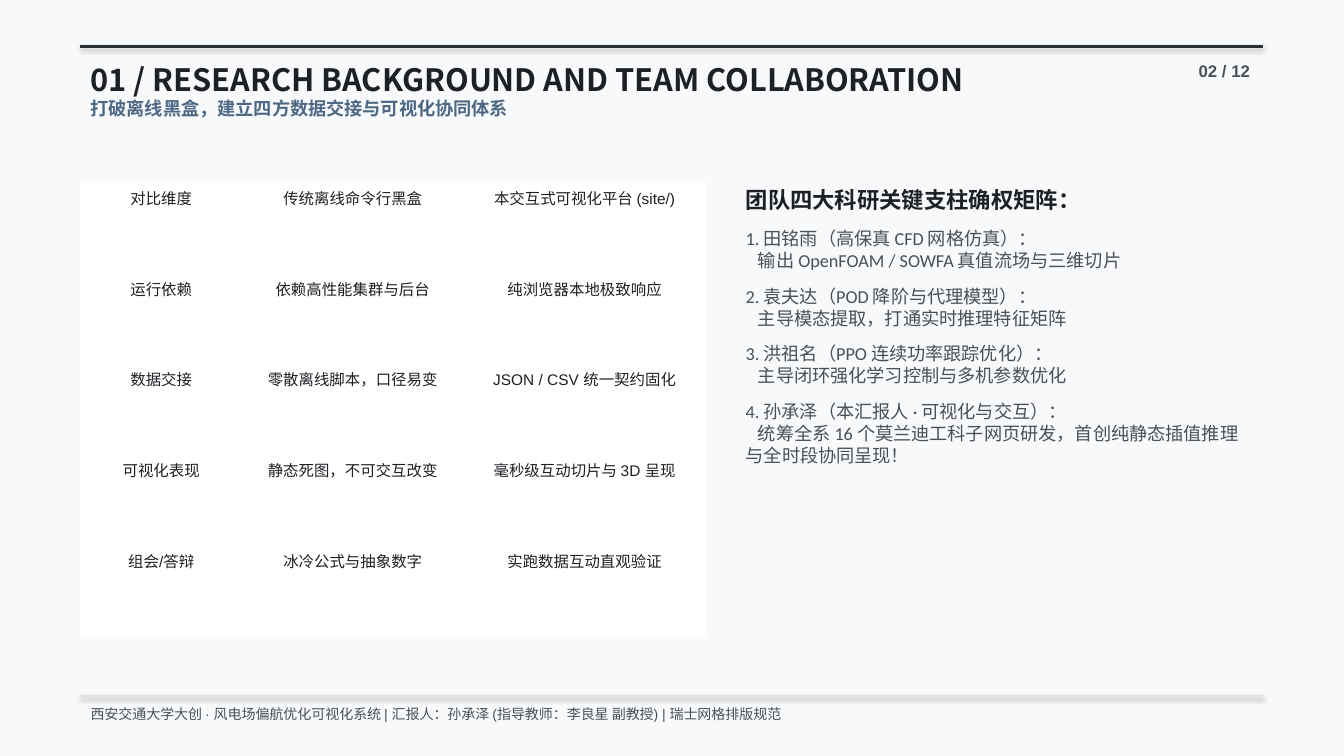
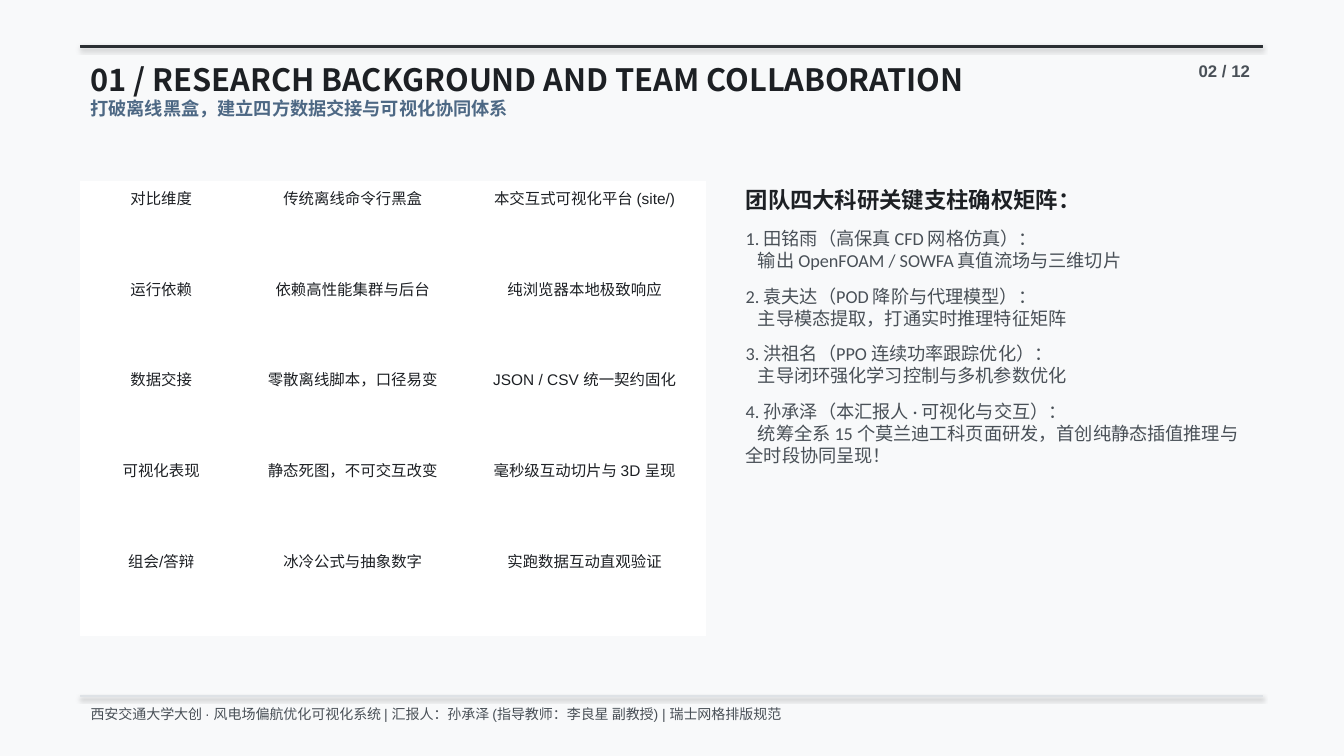
Before and after one commit to sunccchengze/wind_farm_viz, a slide deck: slide 2 of 8.23组会汇报_可视化暑期进展_孙承泽.pptx. Drawn at 1344x756 pixels with LibreOffice and Linux fonts; fonts in the diff are those of the drawing. Boxes give left, top, right and bottom in pixels: in the first picture for what was removed or moved away, otherwise in the second. Text is boxed around its words. In the diff, an @@ line names an element or a change of style, - is before the commit and + after.

```diff
--- a/8.23组会汇报_可视化暑期进展_孙承泽.pptx
+++ b/8.23组会汇报_可视化暑期进展_孙承泽.pptx
@@ text at (746, 402, 1238, 464): text changed @@
-4. 孙承泽（本汇报人 · 可视化与交互）：
-统筹全系 16 个莫兰迪工科子网页研发，首创纯静态插值推理与全时段协同呈现！
+4. 孙承泽（本汇报人 · 可视化与交互）：
+统筹全系 15 个莫兰迪工科页面研发，首创纯静态插值推理与全时段协同呈现！
```
Also in this commit, not shown: 1 other slide changed, 38 other files.
